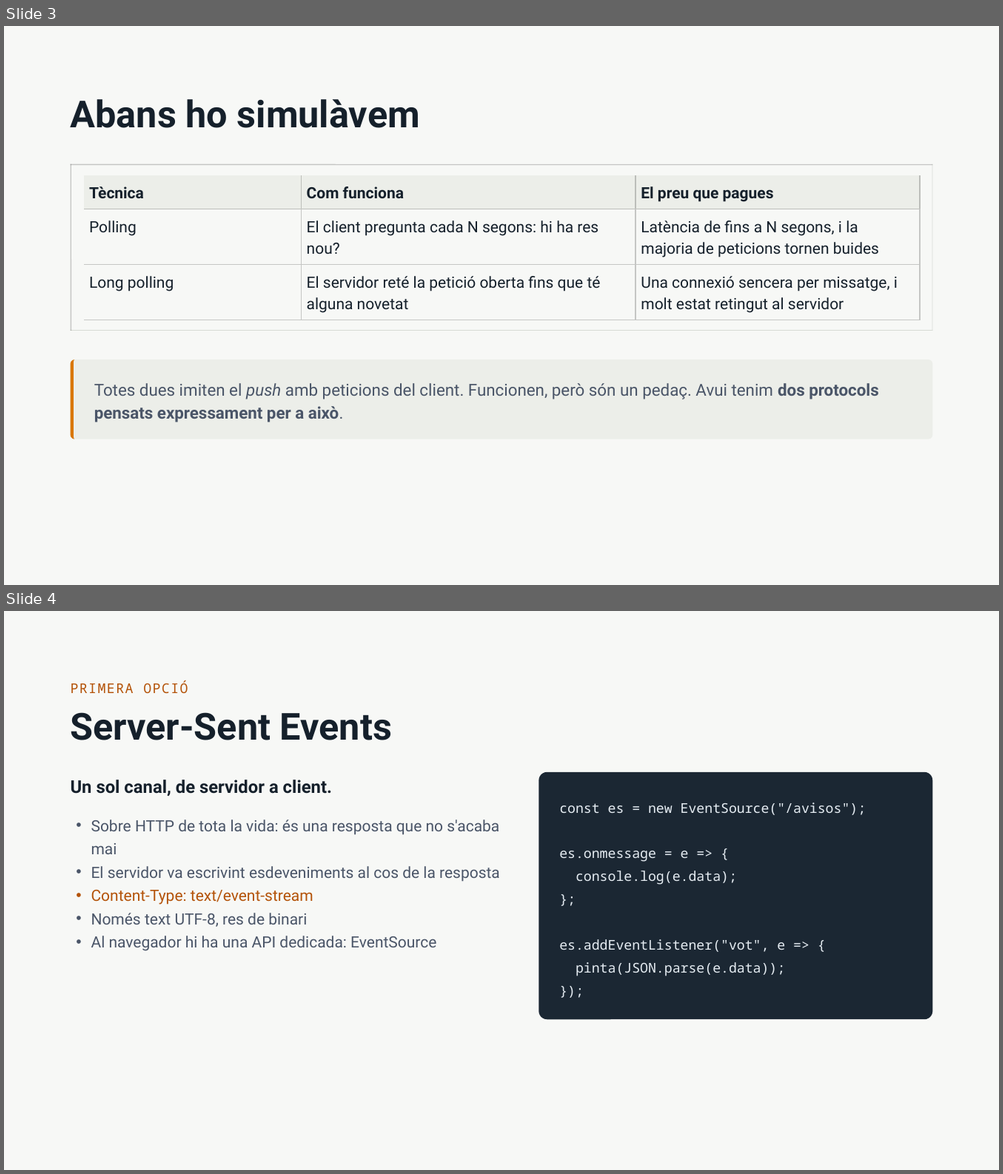
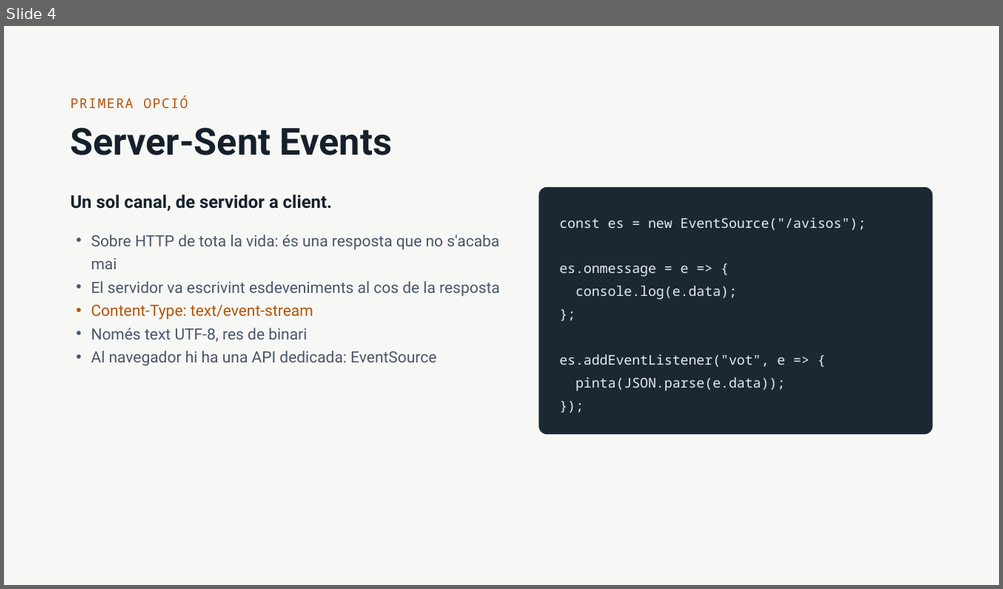
Before and after one commit to amplob/ASW, a slide deck: teoria/WebSockets i Server-Sent Events.pptx. Shown one above the other, each under a label of ours: slides 3 and 4 before the commit, slide 4 after it. The pictures are 1003x1174 and 1003x589 pixels, drawn with LibreOffice and Linux fonts; fonts in the diff are those of the drawing. Boxes give left, top, right and bottom in pixels: in the first picture for what was removed or moved away, otherwise in the second. Text is boxed around its words. In the diff, an @@ line names an element or a change of style, - is before the commit and + after.

```diff
--- a/teoria/WebSockets i Server-Sent Events.pptx
+++ b/teoria/WebSockets i Server-Sent Events.pptx
@@ slide 3 removed at (x1=4, y1=26, x2=999, y2=585), background #F7F8F6 @@
@@ title removed at (x1=71, y1=99, x2=420, y2=128) @@
-Abans ho simulàvem
@@ line removed from (71, 165) to (932, 165) @@
@@ line removed from (71, 164) to (71, 331) @@
@@ table removed at (x1=84, y1=176, x2=919, y2=321), 3 rows, 3 columns @@
-Tècnica | Com funciona | El preu que pagues
-Polling | El client pregunta cada N segons: hi ha res nou? | Latència de fins a N segons, i la majoria de peticions tornen buides
-Long polling | El servidor reté la petició oberta fins que té alguna novetat | Una connexió sencera per missatge, i molt estat retingut al servidor
@@ line removed from (932, 164) to (932, 331) @@
@@ line removed from (71, 330) to (932, 330) @@
@@ rounded rectangle removed at (x1=71, y1=360, x2=933, y2=440) @@
-Totes dues imiten el push amb peticions del client. Funcionen, però són un pedaç. Avui tenim dos protocols pensats expressament per a això.
@@ freeform shape removed at (x1=71, y1=360, x2=933, y2=440) @@
```
Also in this commit, not shown: 6 slides changed, 6 slides added, 3 other slides removed.
